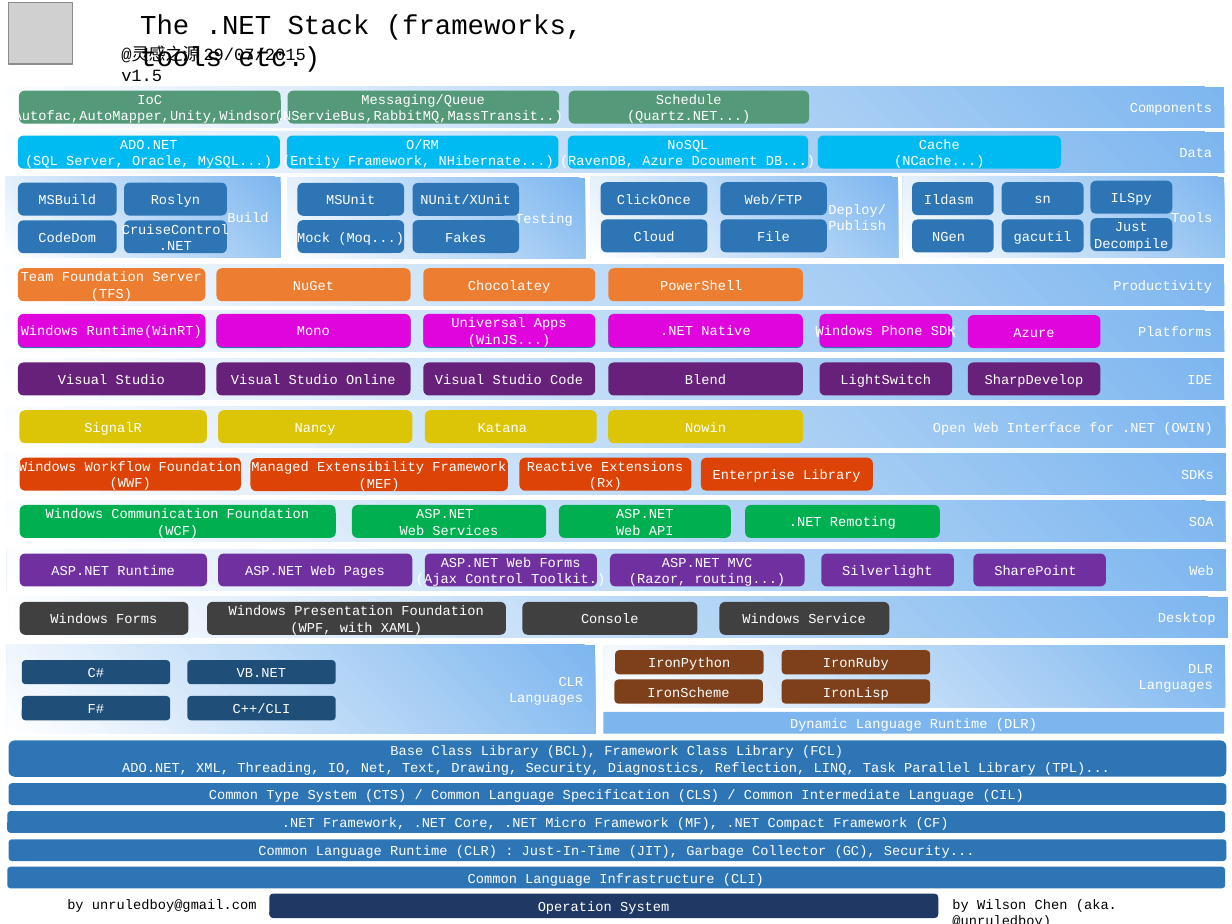
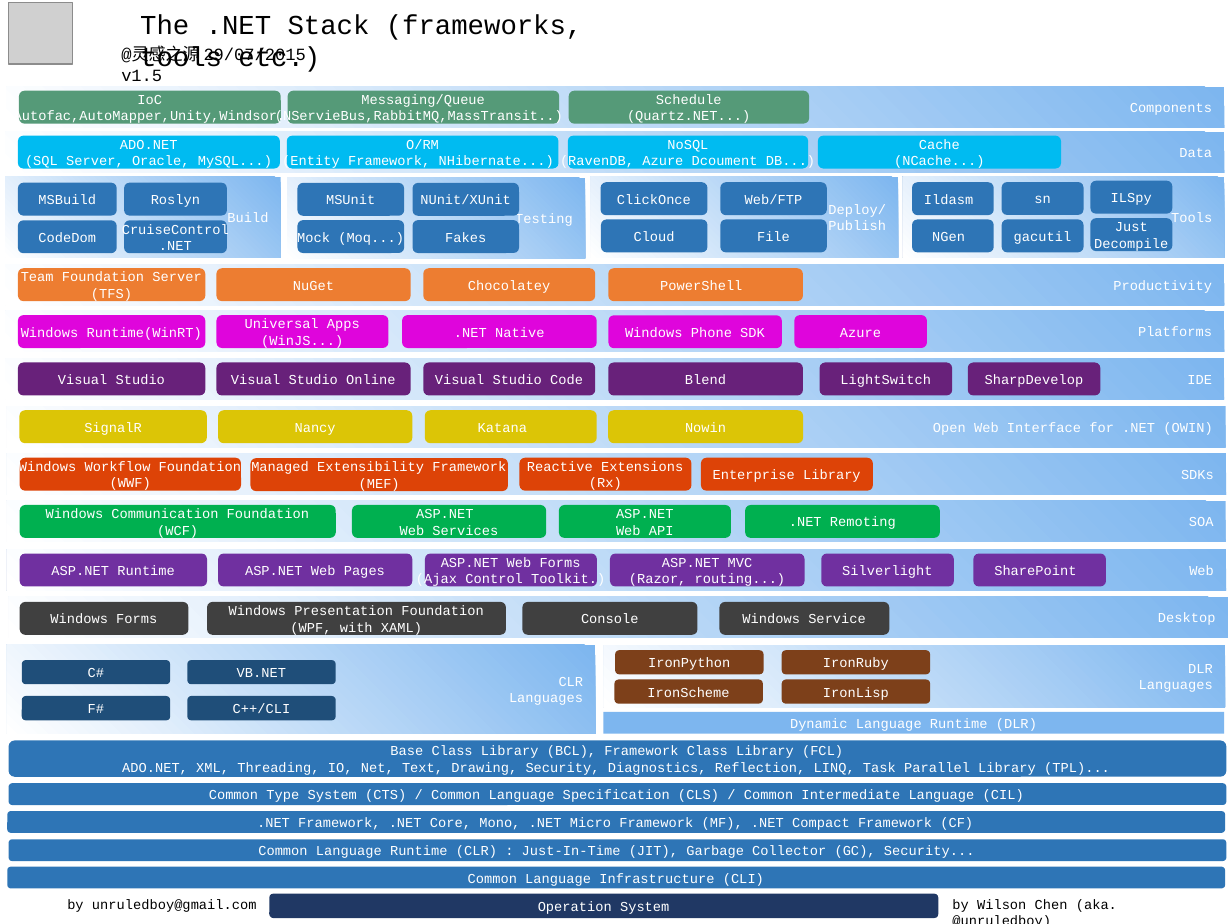
Before and after one commit to unruledboy/DotNetStack, a slide deck: slide 1 of v1.5/Net Stack v1.5.ppt. Drawn at 1232x924 pixels with LibreOffice and Linux fonts; fonts in the diff are those of the drawing; grey boxes stand for pictures. Boxes give left, top, right and bottom in pixels: in the first picture for what was removed or moved away, otherwise in the second. Text is boxed around its words. In the diff, an @@ line names an element or a change of style, - is before the commit and + after.

Commit message:
moved mono

```diff
--- a/v1.5/Net Stack v1.5.ppt
+++ b/v1.5/Net Stack v1.5.ppt
@@ rounded rectangle removed at bbox=[18, 315, 206, 349] @@
-WinRT
@@ rounded rectangle "Universal Apps": place and size @@
-rounded rectangle "Universal Apps" at bbox=[424, 314, 596, 347]
+rounded rectangle "Universal Apps" at bbox=[217, 315, 389, 349]
@@ rounded rectangle removed at bbox=[217, 315, 411, 349] @@
-Mono
@@ rounded rectangle removed at bbox=[217, 314, 411, 347] @@
-Mono
@@ rounded rectangle ".NET Native": place and size @@
-rounded rectangle ".NET Native" at bbox=[609, 315, 803, 349]
+rounded rectangle ".NET Native" at bbox=[402, 315, 596, 349]
@@ rounded rectangle ".NET Native" at bbox=[402, 315, 596, 349]: fill #2E75B6 to #DF05DC @@
@@ rounded rectangle removed at bbox=[424, 315, 596, 349] @@
-Universal Apps
@@ rounded rectangle "Windows Phone SDK" at bbox=[609, 315, 782, 349]: fill #2E75B6 to #DF05DC @@
@@ rounded rectangle "Windows Phone SDK": place and size @@
-rounded rectangle "Windows Phone SDK" at bbox=[819, 315, 952, 349]
+rounded rectangle "Windows Phone SDK" at bbox=[609, 315, 782, 349]
@@ rounded rectangle removed at bbox=[609, 314, 803, 347] @@
-.NET Native
@@ rounded rectangle "Azure": place and size @@
-rounded rectangle "Azure" at bbox=[968, 315, 1101, 349]
+rounded rectangle "Azure" at bbox=[795, 315, 928, 349]
@@ rounded rectangle removed at bbox=[819, 314, 952, 347] @@
-Windows Phone SDK
@@ text in rounded rectangle at bbox=[257, 817, 973, 830]: text changed @@
-.NET Framework, .NET Core, .NET Micro Framework (MF), .NET Compact Framework (CF)
+.NET Framework, .NET Core, Mono, .NET Micro Framework (MF), .NET Compact Framework (CF)
```
